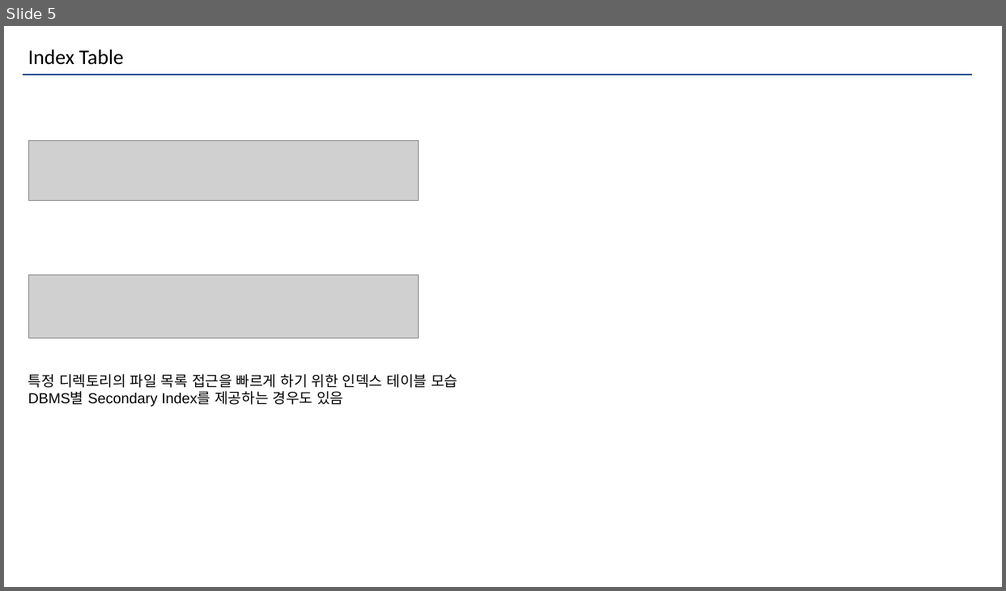
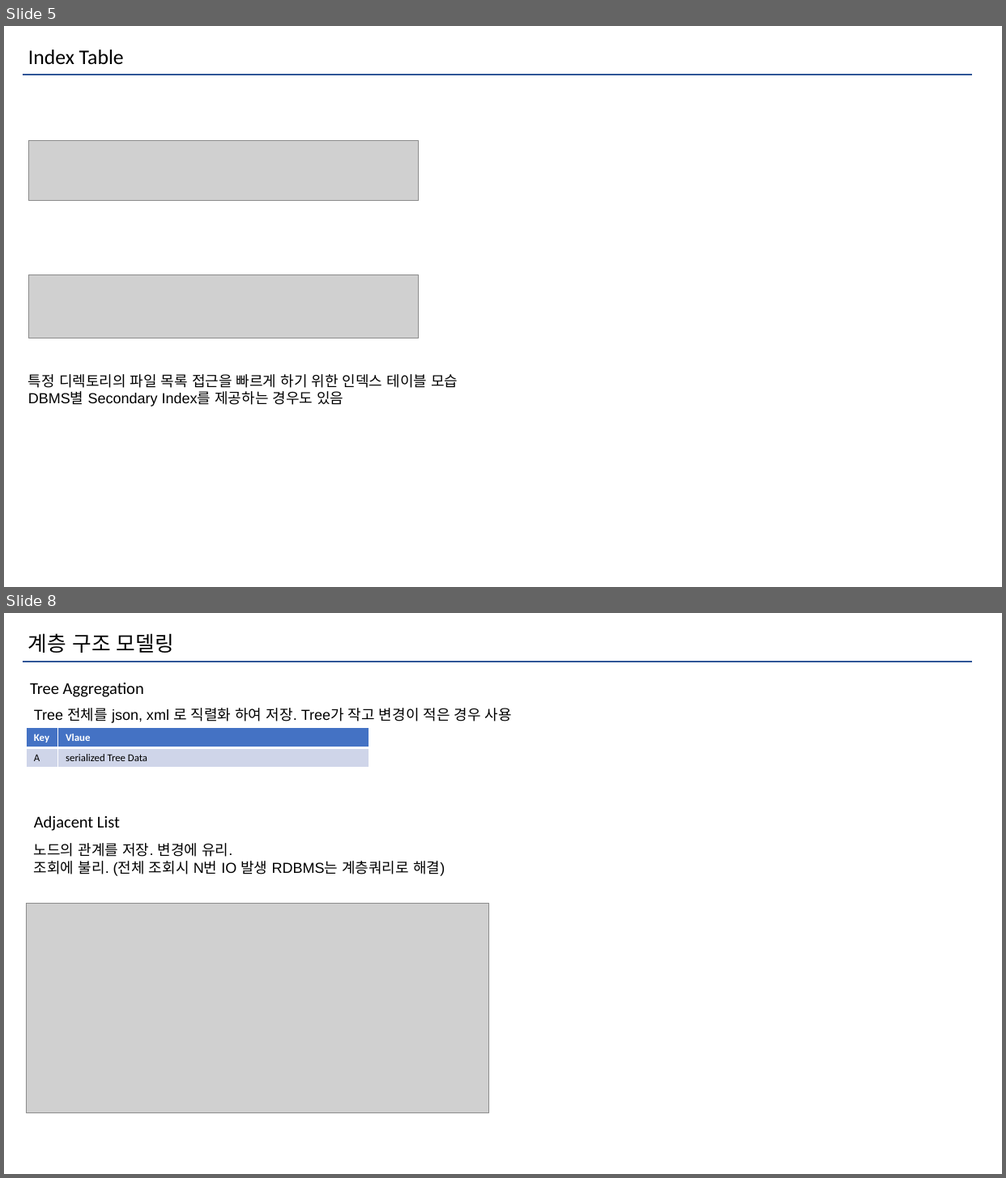
Before and after one commit to Joel-Hwang/leetcode, a slide deck: NoSQL.pptx. Shown one above the other, each under a label of ours: slide 5 before the commit, slides 5 and 8 after it; the slides between them are not shown. The pictures are 1006x591 and 1006x1178 pixels, drawn with LibreOffice and Linux fonts; fonts in the diff are those of the drawing; grey boxes stand for pictures. Boxes give left, top, right and bottom in pixels: in the first picture for what was removed or moved away, otherwise in the second. Text is boxed around its words. In the diff, an @@ line names an element or a change of style, - is before the commit and + after.

```diff
--- a/NoSQL.pptx
+++ b/NoSQL.pptx
@@ slide 8 added at <box>4,613,1002,1174</box>, background #FFFFFF @@
@@ text added at <box>28,633,174,653</box>, 20 pt, text #000000 @@
+계층 구조 모델링
@@ line added from (23, 662) to (973, 662), #2F5597 1.5 pt @@
@@ text added at <box>30,683,144,697</box>, 16 pt, text #000000 @@
+Tree Aggregation
@@ text added at <box>34,708,512,723</box>, 14 pt, text #000000 @@
+Tree 전체를 json, xml 로 직렬화 하여 저장. Tree가 작고 변경이 적은 경우 사용
@@ table added at <box>27,727,368,767</box>, 2 rows, 2 columns @@
+Key | Vlaue
+A | serialized Tree Data
@@ text added at <box>34,815,120,831</box>, 16 pt, text #000000 @@
+Adjacent List
@@ text added at <box>34,843,445,876</box>, 14 pt, text #000000 @@
+노드의 관계를 저장. 변경에 유리.
+조회에 불리. (전체 조회시 N번 IO 발생 RDBMS는 계층쿼리로 해결)
@@ picture added at <box>27,904,489,1113</box> @@
```
Also in this commit, not shown: 2 slides changed, 1 other slide added.
